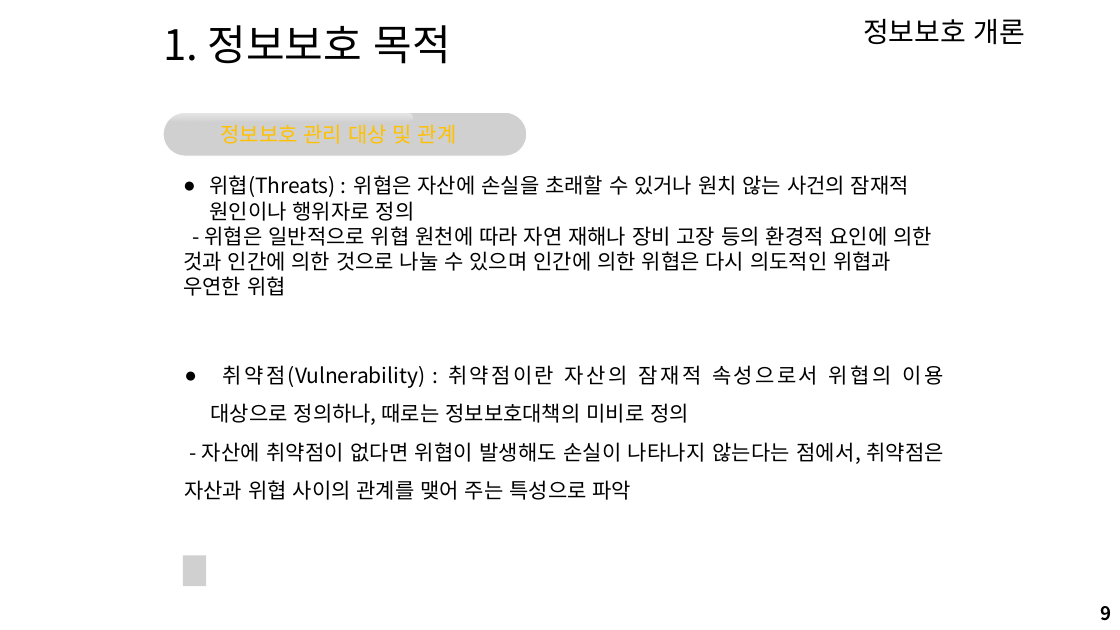
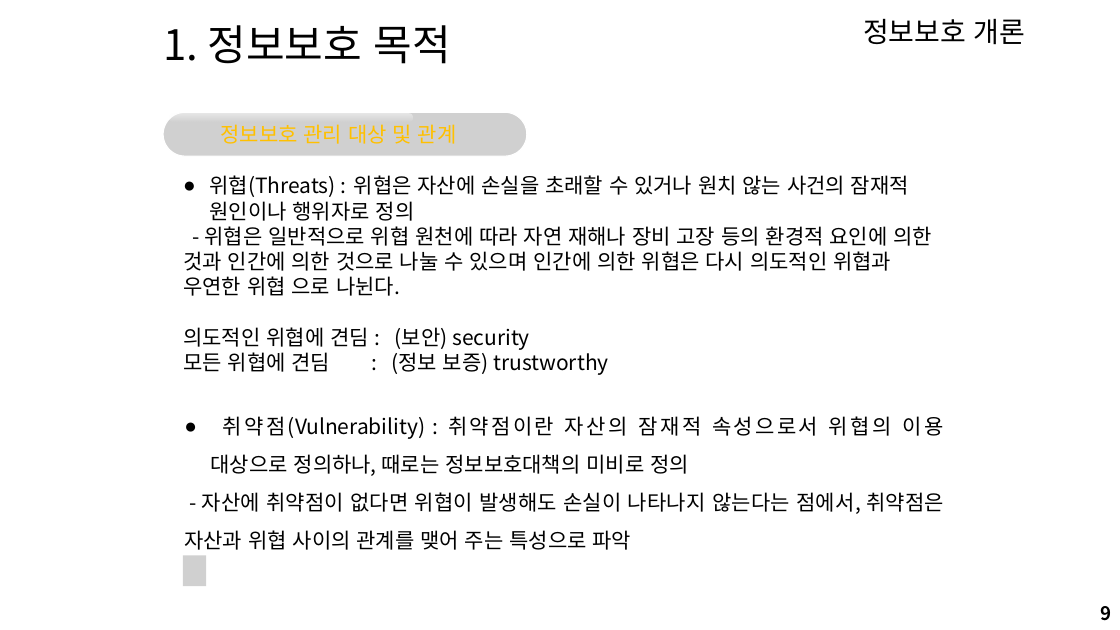
Before and after one commit to arizona95/CyberTraining, a slide deck: slide 9 of Lecture/24_1_정보보호/정보보호 2강.pptx. Drawn at 1120x630 pixels with LibreOffice and Linux fonts; fonts in the diff are those of the drawing; grey boxes stand for pictures; background and template pictures are left out. Boxes give left, top, right and bottom in pixels: in the first picture for what was removed or moved away, otherwise in the second. Text is boxed around its words. In the diff, an @@ line names an element or a change of style, - is before the commit and + after.

```diff
--- a/Lecture/24_1_정보보호/정보보호 2강.pptx
+++ b/Lecture/24_1_정보보호/정보보호 2강.pptx
@@ text at box(183, 226, 932, 375): text changed @@
-- 위협은 일반적으로 위협 원천에 따라 자연 재해나 장비 고장 등의 환경적 요인에 의한 것과 인간에 의한 것으로 나눌 수 있으며 인간에 의한 위협은 다시 의도적인 위협과 우연한 위협
+- 위협은 일반적으로 위협 원천에 따라 자연 재해나 장비 고장 등의 환경적 요인에 의한 것과 인간에 의한 것으로 나눌 수 있으며 인간에 의한 위협은 다시 의도적인 위협과 우연한 위협 으로 나뉜다.
+의도적인 위협에 견딤 : (보안) security
+모든 위협에 견딤 : (정보 보증) trustworthy
```
Also in this commit, not shown: 1 slide added, 1 slide removed, 6 other files.
